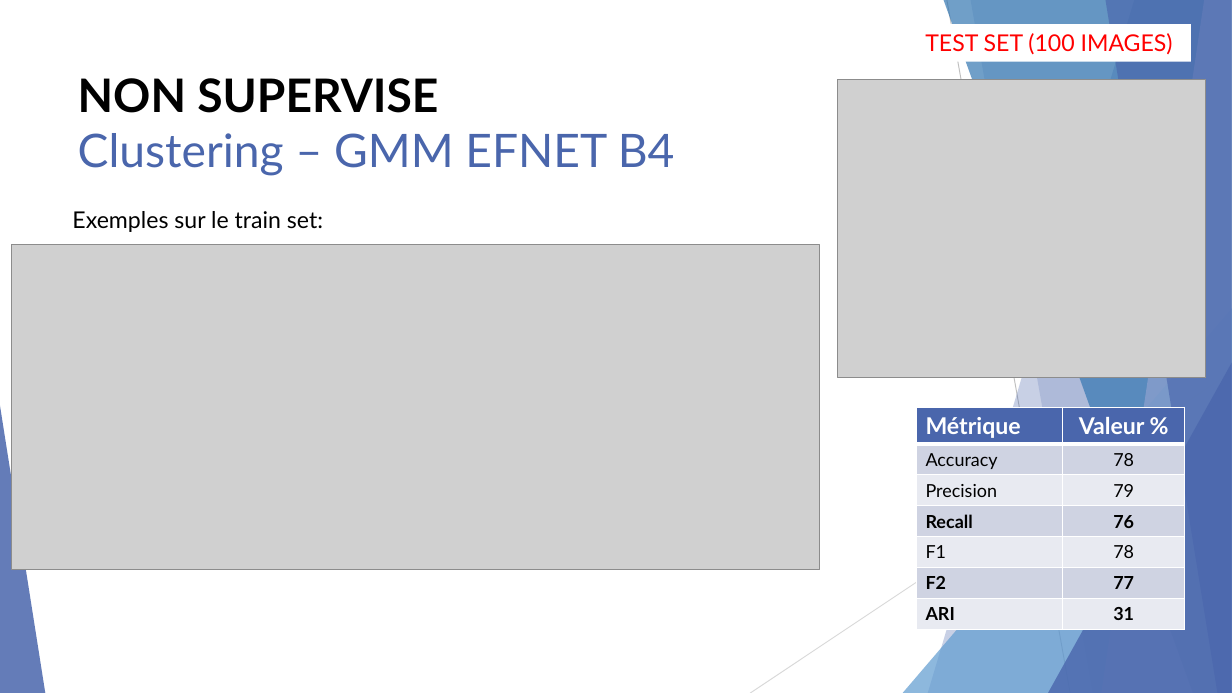
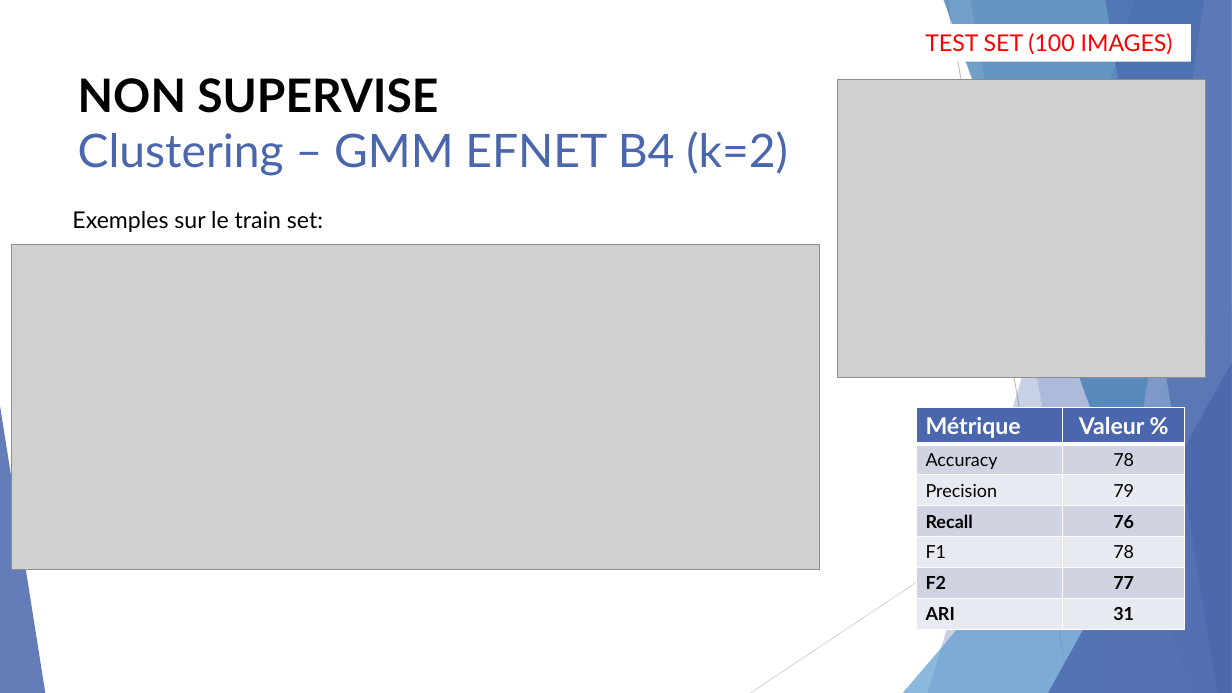
Before and after one commit to KL38/OC_P7_DL_SSL_Brain-Tumor-Detection, a slide deck: slide 18 of livrables/Lebayle_Kevin_7_présentation_13.04.26.v2.pptx. Drawn at 1232x693 pixels with LibreOffice and Linux fonts; fonts in the diff are those of the drawing; grey boxes stand for pictures. Boxes give left, top, right and bottom in pixels: in the first picture for what was removed or moved away, otherwise in the second. Text is boxed around its words. In the diff, an @@ line names an element or a change of style, - is before the commit and + after.

```diff
--- a/livrables/Lebayle_Kevin_7_présentation_13.04.26.v2.pptx
+++ b/livrables/Lebayle_Kevin_7_présentation_13.04.26.v2.pptx
@@ title at (78,78,788,176): text changed @@
-NON SUPERVISE
-Clustering – GMM EFNET B4
+NON SUPERVISE
+Clustering – GMM EFNET B4 (k=2)
```
Also in this commit, not shown: 5 other slides changed, 3 other files.
